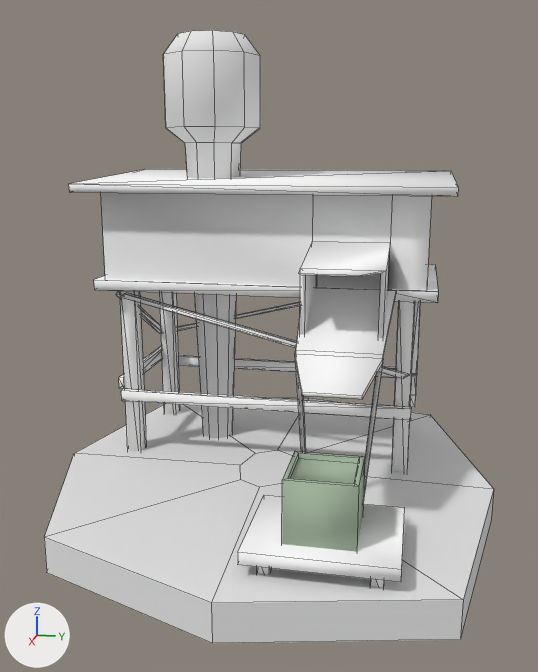
The Blender file ReturFire/assets/Models/buildings/extractor_hierro.blend as it was, and as the next commit left it.
One viewpoint serves both versions: a 50 mm camera at (23.0, 4.5, 11.0) aimed at (0.4, 0.0, 5.4). The lights are fixed; the arrows at lower left show +X, +Y and +Z. Mesh edges are drawn as thin lines.

In view in the first picture: 'Cylinder', 'Cylinder.001', 'dirt_box_02', 'tower'.
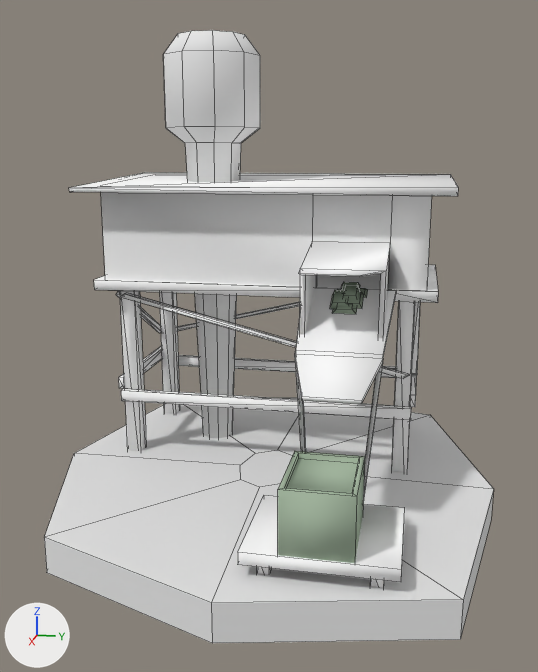
Location of each change, [x1, y1, x2, y2] in pixels of the pictures (538 x 672 px; the box of a moved part takes in the faces that stretch with it):
'tower', reshaped: before [69, 169, 458, 587]; after [69, 172, 458, 587]
'dirt_box_02', reshaped (11% taller): before [282, 451, 365, 552]; after [278, 451, 365, 563]
'hierro', added: after [330, 282, 368, 314]
part 1 of me_untitled, moved or reshaped: before [295, 354, 383, 400]; after [295, 354, 383, 404]
part 2 of me_untitled, moved or reshaped: before [69, 169, 458, 196]; after [69, 172, 458, 196]

The change, as a list of edits to the scene's bpy script:
```text
Add mat_lambert1:
    mat_lambert1 = diffuse_material('lambert1')
    mat_lambert1.base_color = (0.386, 0.49, 0.365)  # grey #a7baa3
Change me_untitled:
    where me_untitled.from_pydata(...)  # 234 vertices, 274 faces; spans x -632.0..668.0, y -78.0..1037.0, z -554.0..647.0
    used by ob_tower; location = (0.0, 0.0, 0.0); rotation_euler = (1.571, 0.0, 0.0), in degrees (90, 0, 0); scale = (0.01, 0.01, 0.01)
    before: 196 (443.0, 479.0, -166.0) at pixel (301, 395), 197 (443.0, 490.0, -166.0) at pixel (301, 391), 198 (443.0, 490.0, -323.0) at pixel (361, 395), 199 (443.0, 479.0, -323.0) at pixel (361, 399), 200 (443.0, 479.0, -314.0) at pixel (357, 399)
    before: 201 (443.0, 479.0, -176.0) at pixel (305, 396)
    before: 42 (-628.0, 1037.0, 647.0) at pixel (144, 169), 43 (55.0, 1007.0, 647.0) at pixel (68, 183), 44 (-628.0, 1037.0, -554.0) at pixel (450, 170)
    me_untitled part 1
    add for i in [*range(196, 202)]: me_untitled.vertices[i].co += Vector((0.0, -13.0, 0.0))
    me_untitled part 2
    add for i in [42, 43, 44]: me_untitled.vertices[i].co += Vector((0.0, -13.0, 0.0))
Change me_untitled_002:
    where me_untitled_002.from_pydata(...)  # 16 vertices, 14 faces; spans x -95.0..95.0, y -1.0..189.0, z -95.0..95.0
    used by ob_dirt_box_02; location = (5.1, 2.39, 1.23); rotation_euler = (1.571, 0.0, 0.0), in degrees (90, 0, 0); scale = (0.01, 0.01, 0.01)
    before: 1 (95.0, -1.0, 95.0), 3 (95.0, 189.0, 95.0) at pixel (282, 479), 5 (95.0, 189.0, -95.0) at pixel (358, 486), 7 (95.0, -1.0, -95.0), 9 (82.0, 189.0, 82.0) at pixel (287, 478)
    before: 10 (82.0, 189.0, -82.0) at pixel (354, 483), 13 (82.0, 173.0, 82.0), 14 (82.0, 173.0, -82.0)
    me_untitled_002 part 3
    add for i in [1, 3, 5, 7, 9, 10, 13, 14]: me_untitled_002.vertices[i].co += Vector((56.0, 0.0, 0.0))
Add me_untitled_001:
    me_untitled_001.from_pydata(...)  # 56 vertices, 42 faces; spans x -1.34..1.34, y 0.0..0.74, z -1.87..1.87
    me_untitled_001.polygons.foreach_set('use_smooth', [True] * 42)
    me_untitled_001.materials.append(mat_lambert1)  # its picture is missing
Add ob_hierro:
    ob_hierro = bpy.data.objects.new('hierro', me_untitled_001)
    ob_hierro.location = (0.42, 2.49, 6.66)
    ob_hierro.rotation_euler = (2.01, 0.00134, -4.712)  # degrees (115, 0.1, -270)
    ob_hierro.scale = (0.397, 0.397, 0.397)
```
